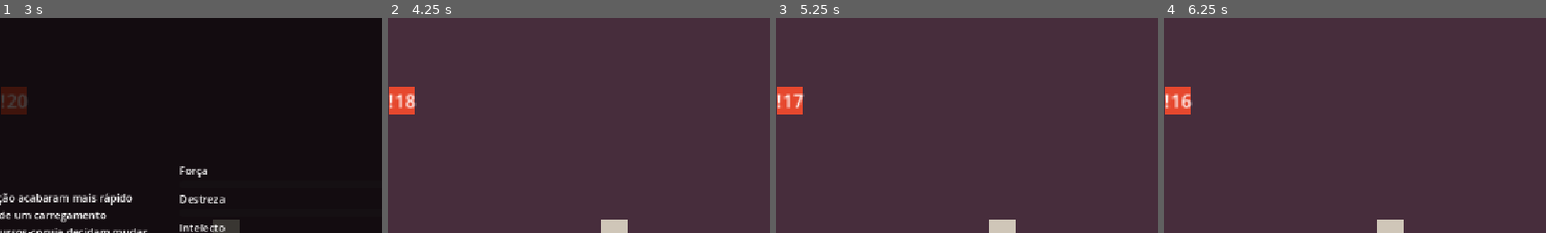
Above: before the commit, frames 1-4 (left to right).
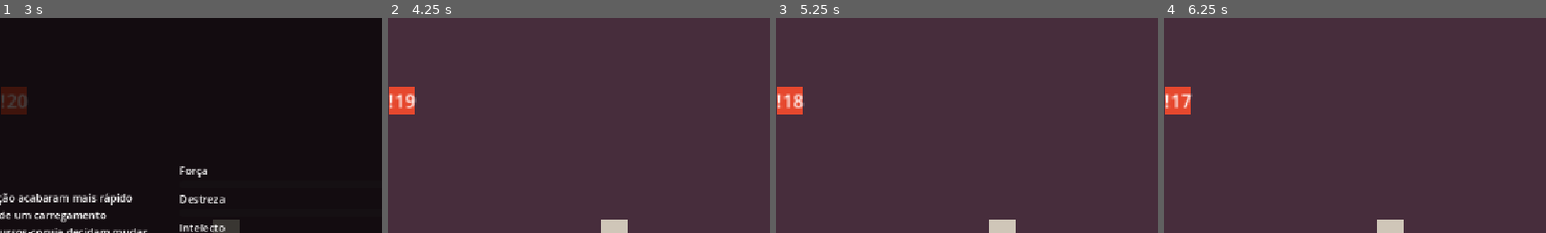
Above: after the commit, the same moments.

Repository: LucasFASouza/Dispacho
Game: Godot game, scene res://scenes/game.tscn
Same seed, same stepped clock (60 frames per second), same inputs: the game is played once before the commit and once after it.
Inputs (mouse positions are % of the whole screen's width and height, from its top left):
- Up to frame 1 (3 s): tap Enter at 0.5, 2 s; move the mouse to (72, 45) at 0.52 s; click (72, 45) at 0.67 s; tap Space at 1.25, 2.75 s; move the mouse to (30, 55) at 1.27 s; click (30, 55) at 1.42 s; move the mouse to (60, 28) at 2.02 s; click (60, 28) at 2.17 s; move the mouse to (22, 19) at 2.77 s; click (22, 19) at 2.92 s
- Up to frame 2 (4.25 s): click "Voltar" at 3.5 s
- Up to frame 3 (5.25 s): move the mouse to (80, 65) at 4.27 s; click (80, 65) at 4.42 s; tap Enter at 5 s; move the mouse to (20, 35) at 5.02 s; click (20, 35) at 5.17 s
- Up to frame 4 (6.25 s): move the mouse to (55, 50) at 5.77 s; click (55, 50) at 5.92 s
The pictures show only the part of the screen within x 20-70%, y 0-50%; the shares and areas given below are measured in that part.

Frame 1 is identical in both runs. In frame 2, 0.1% of the frame differs, in the area x 4-8%, y 36-43%; in frame 3, 0.1%; in frame 4, 0.1%, in the area x 4-8%, y 35-43%.

Commit message:
Add movie file configuration and enhance UI signals; implement menu opened signal and improve spawn timer management.

Diff:
--- a/project.godot
+++ b/project.godot
@@ -20,6 +20,10 @@
 window/stretch/mode="canvas_items"
 window/stretch/aspect="expand"
 
+[editor]
+
+movie_writer/movie_file="C:/Users/outro/Videos/Captures/godot.avi"
+
 [physics]
 
 3d/physics_engine="Jolt Physics"
--- a/scenes/game.tscn
+++ b/scenes/game.tscn
@@ -54,7 +54,6 @@
 script = ExtResource("3_lnu2h")
 
 [node name="Menus" type="Control" parent="UI" unique_id=813329172]
-visible = false
 layout_mode = 3
 anchors_preset = 15
 anchor_right = 1.0
--- a/scripts/game.gd
+++ b/scripts/game.gd
@@ -49,11 +49,23 @@
 	},
 ]
 
+var _spawn_timers: Array = []
+
 func _ready() -> void:
 	ui.closed.connect(_on_ui_closed)
+	ui.menu_opened.connect(_on_menu_opened)
 	ui.send_pressed.connect(_on_send_pressed)
 	for data in mission_queue:
-		get_tree().create_timer(data["spawn_time"]).timeout.connect(_spawn_mission.bind(data))
+		_spawn_timers.append({"remaining": data["spawn_time"], "data": data})
+	set_process(true)
+
+func _process(delta: float) -> void:
+	for entry in _spawn_timers:
+		entry["remaining"] -= delta
+		if entry["remaining"] <= 0.0:
+			_spawn_timers.erase(entry)
+			_spawn_mission(entry["data"])
+			return
 
 
 func _spawn_mission(data: Dictionary) -> void:
@@ -72,11 +84,17 @@
 	ui.show_mission(text)
 
 
+func _on_menu_opened() -> void:
+	get_tree().paused = true
+
+
 func _on_ui_closed() -> void:
 	_selected_mission = null
+	get_tree().paused = false
 
 
 func _on_send_pressed(unit_members: Array) -> void:
+	get_tree().paused = false
 	if _selected_mission == null or !is_instance_valid(_selected_mission):
 		return
 	if unit_members.is_empty():
@@ -125,7 +143,7 @@
 
 
 func _tick_countdown(unit_members: Array) -> void:
-	get_tree().create_timer(1.0).timeout.connect(func():
+	get_tree().create_timer(1.0, false).timeout.connect(func():
 		var any_left := false
 		for m in unit_members:
 			if m["state"] == "RESTING" or m["state"] == "RECOVERING":
--- a/scripts/ui.gd
+++ b/scripts/ui.gd
@@ -2,6 +2,7 @@
 class_name UIOverlay
 
 signal closed
+signal menu_opened
 signal send_pressed(members: Array)
 
 @onready var menus: Control = $Menus
@@ -15,6 +16,7 @@
 var _member_state_labels: Array = []
 
 func _ready() -> void:
+	process_mode = Node.PROCESS_MODE_ALWAYS
 	hide_overlay_silent()
 
 	mission_menu.send_pressed.connect(func(members): send_pressed.emit(members))
@@ -40,6 +42,7 @@
 	menus.visible = true
 	gui.visible = false
 	mission_menu.show_mission(text)
+	menu_opened.emit()
 
 func hide_overlay_silent() -> void:
 	menus.visible = false
